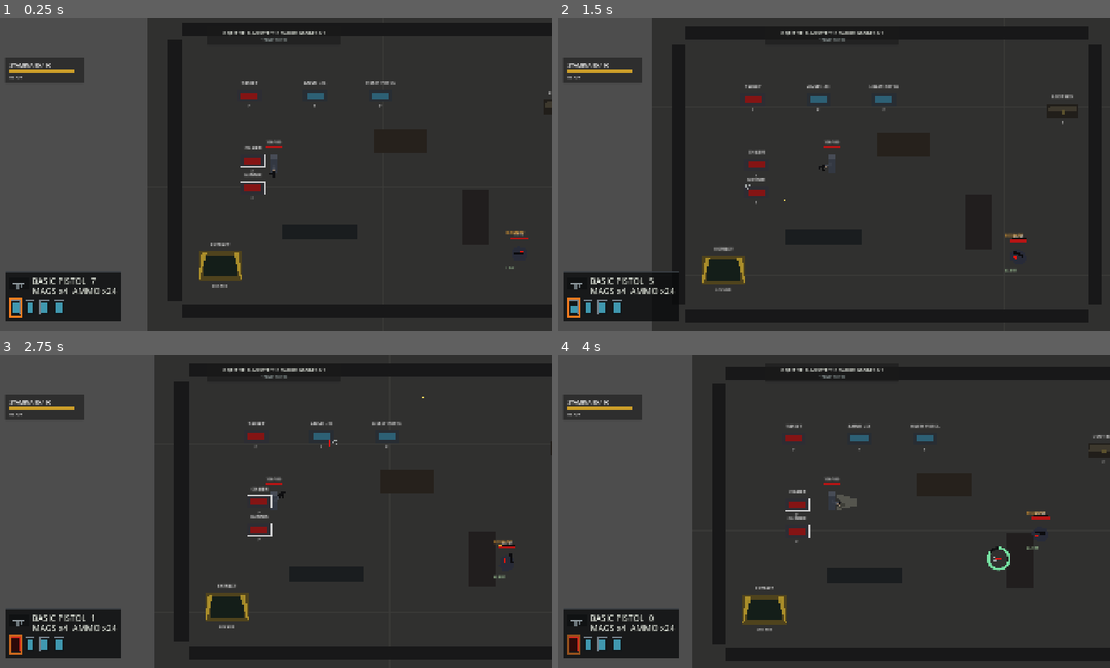
Above: before the commit, frames 1-4 (two rows, left to right).
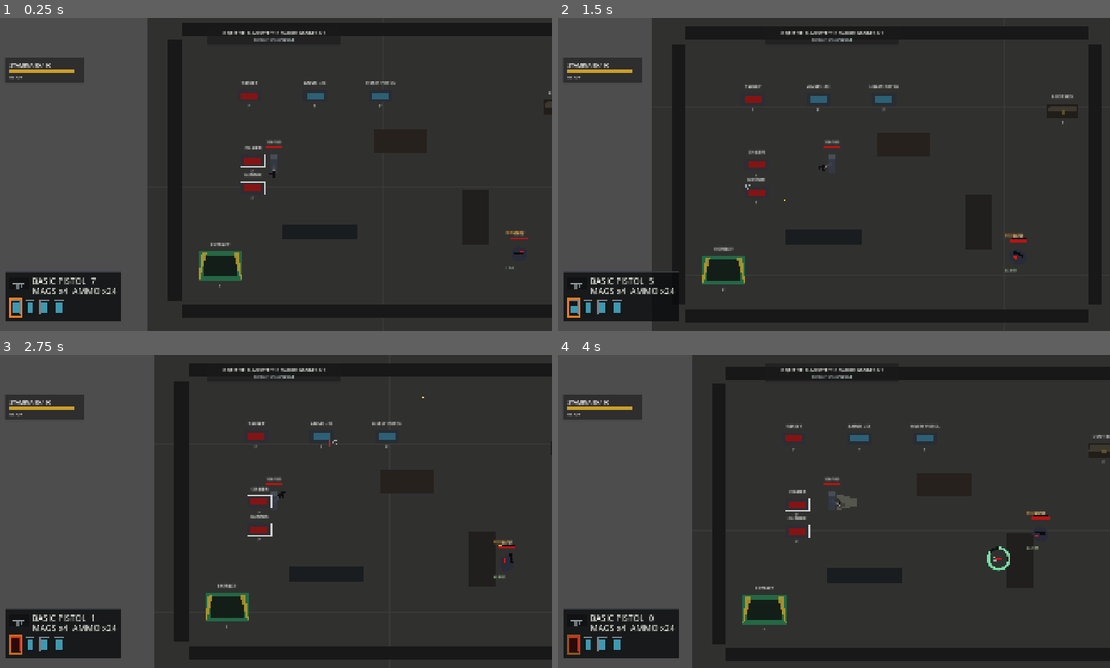
Above: after the commit, the same moments.

Repository: YuiTatsuki1011/projekt-black
Game: Godot game, scene res://scenes/levels/top_down_test_level.tscn
Two runs of this game, one before a commit and one after it. Both use one fixed random seed, a clock stepped at 60 frames per second and the inputs below.
Inputs (mouse positions are in pixels of both pictures, inside the frame that each line leads up to):
- Up to frame 1 (0.25 s): no input
- Up to frame 2 (1.5 s): tap Enter at 0.5 s; move the mouse to (955, 158) at 0.52 s; hold D (move_right) 0.53-1.25 s; hold C (crouch) 0.53-1.25 s; click (955, 158) at 0.67 s; tap W (move_up) at 0.77 s; drag from (718, 190) to (834, 174) at 1.27 s
- Up to frame 3 (2.75 s): move the mouse to (331, 442) at 2.02 s; press the mouse at (331, 442) at 2.03 s; hold A (move_left) from 2.03 s (still down)
- Up to frame 4 (4 s): release A (move_left) at 2.75 s; release the mouse at (889, 442) at 2.75 s; drag from (806, 574) to (817, 436) at 2.77 s; move the mouse to (999, 558) at 3.52 s; hold D (move_right) from 3.53 s (still down); hold Right mouse button (sub_weapon_aim) from 3.53 s (still down); tap W (move_up) at 3.77 s

The runs differ from the first frame. In frame 1, 0.4% of the frame differs, in the area x 36-54%, y 6-87%; in frame 2, 0.3%; in frame 3, 0.3%; in frame 4, 0.4%, in the area x 33-54%, y 6-89%.

Commit message:
Make extraction independent from objectives

Diff:
--- a/scripts/levels/top_down_test_level.gd
+++ b/scripts/levels/top_down_test_level.gd
@@ -27,6 +27,7 @@
 @export var mission_extract_text: String = "Reach extraction"
 @export var mission_elimination_target_id: StringName = &"mission_gunner"
 @export var mission_required_kills: int = 1
+@export var extraction_requires_objective: bool = false
 
 var _enemy_debug_vision_toggle_was_pressed: bool = false
 var _debug_noise_toggle_was_pressed: bool = false
@@ -109,7 +110,7 @@
 		return true
 
 	_mission_objective_complete = true
-	show_mission_message("Objective secured. Extraction available.")
+	show_mission_message("Objective secured.")
 	_update_mission_display()
 	return true
 
@@ -125,7 +126,7 @@
 	_mission_kill_count = mini(_mission_kill_count + maxi(count, 1), maxi(mission_required_kills, 1))
 	if _mission_kill_count >= maxi(mission_required_kills, 1):
 		_mission_objective_complete = true
-		show_mission_message("Target eliminated. Extraction available.")
+		show_mission_message("Target eliminated. Quest progress secured.")
 	else:
 		show_mission_message("Target eliminated. %d/%d" % [_mission_kill_count, mission_required_kills])
 	_update_mission_display()
@@ -134,14 +135,16 @@
 func request_extraction(_source: Node = null) -> bool:
 	if _mission_complete:
 		return true
-	if not _mission_objective_complete:
+
+	if extraction_requires_objective and not _mission_objective_complete:
 		show_mission_message("Extraction locked. Complete the objective first.")
 		return false
 
 	_mission_complete = true
 	_update_mission_display()
 	if _mission_hud != null:
-		_mission_hud.show_complete("MISSION COMPLETE", "EXTRACTED WITH OBJECTIVE")
+		var subtitle := "QUEST OBJECTIVE COMPLETE" if _mission_objective_complete else "NO QUEST PROGRESS"
+		_mission_hud.show_complete("EXTRACTION COMPLETE", subtitle)
 	return true
 
 
@@ -153,24 +156,25 @@
 func _update_mission_display() -> void:
 	if _mission_hud != null:
 		if _mission_complete:
-			_mission_hud.set_objective_text("OBJECTIVE COMPLETE")
+			_mission_hud.set_objective_text("OBJECTIVE COMPLETE" if _mission_objective_complete else "OBJECTIVE INCOMPLETE")
 			_mission_hud.set_status_text("EXTRACTED")
 		elif _mission_objective_complete:
 			_mission_hud.set_objective_text("OBJECTIVE: %s" % mission_extract_text.to_upper())
-			_mission_hud.set_status_text("RETURN TO EXTRACTION")
+			_mission_hud.set_status_text("EXTRACT WHEN READY")
 		elif mission_objective_type == MissionObjectiveType.ELIMINATION:
 			_mission_hud.set_objective_text("OBJECTIVE: %s %d/%d" % [
 				mission_objective_text.to_upper(),
 				_mission_kill_count,
 				maxi(mission_required_kills, 1),
 			])
-			_mission_hud.set_status_text("TARGET ACTIVE")
+			_mission_hud.set_status_text("EXTRACTION AVAILABLE")
 		else:
 			_mission_hud.set_objective_text("OBJECTIVE: %s" % mission_objective_text.to_upper())
-			_mission_hud.set_status_text("IN PROGRESS")
+			_mission_hud.set_status_text("EXTRACTION AVAILABLE")
 
 	if _extraction_point != null and _extraction_point.has_method("set_extraction_ready"):
-		_extraction_point.call("set_extraction_ready", _mission_objective_complete and not _mission_complete)
+		var extraction_ready := not _mission_complete and (not extraction_requires_objective or _mission_objective_complete)
+		_extraction_point.call("set_extraction_ready", extraction_ready)
 
 
 func _is_player_stealth_mode_active() -> bool:
Not shown, changed: docs/MISSION_HANDOFF.md
